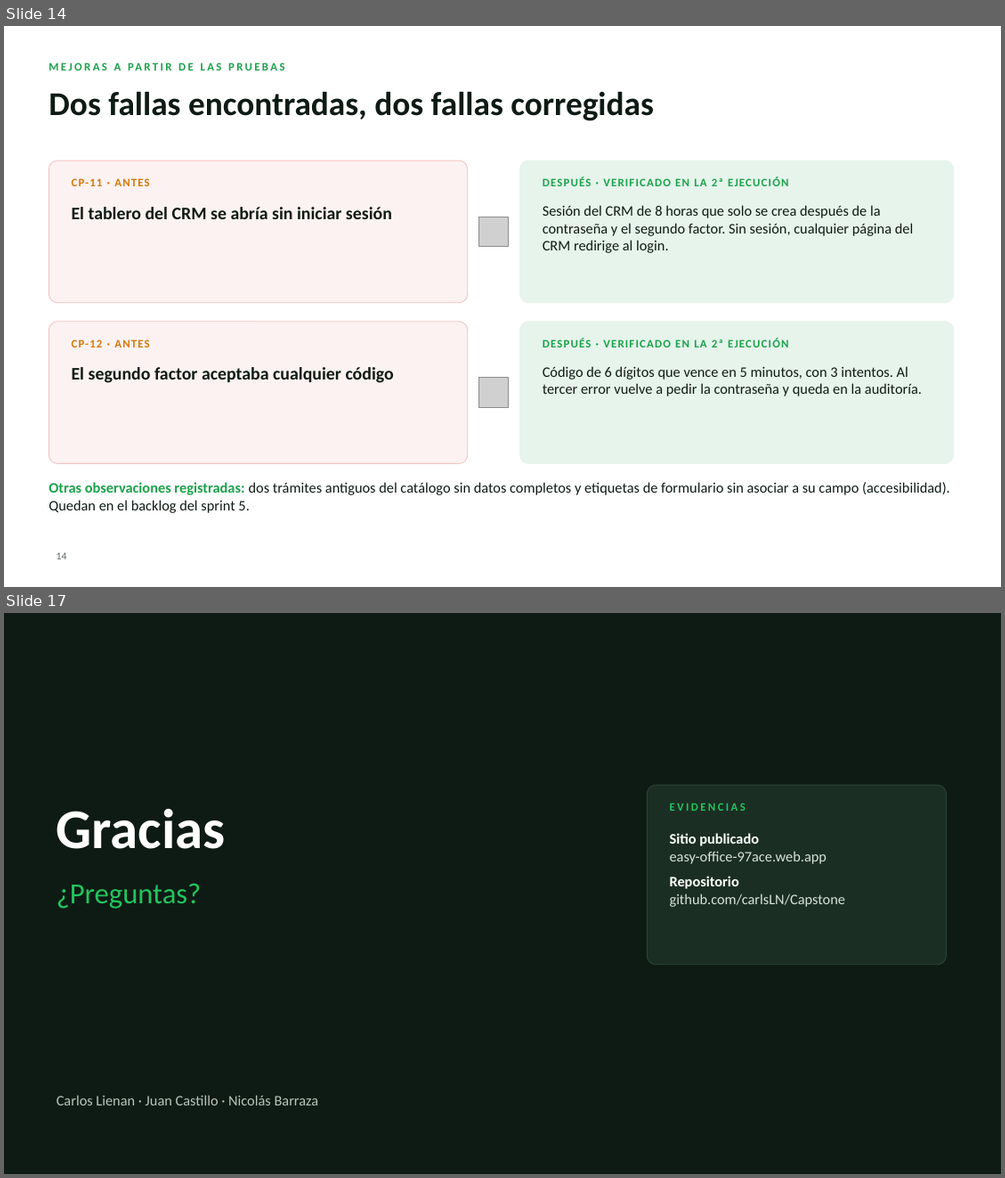
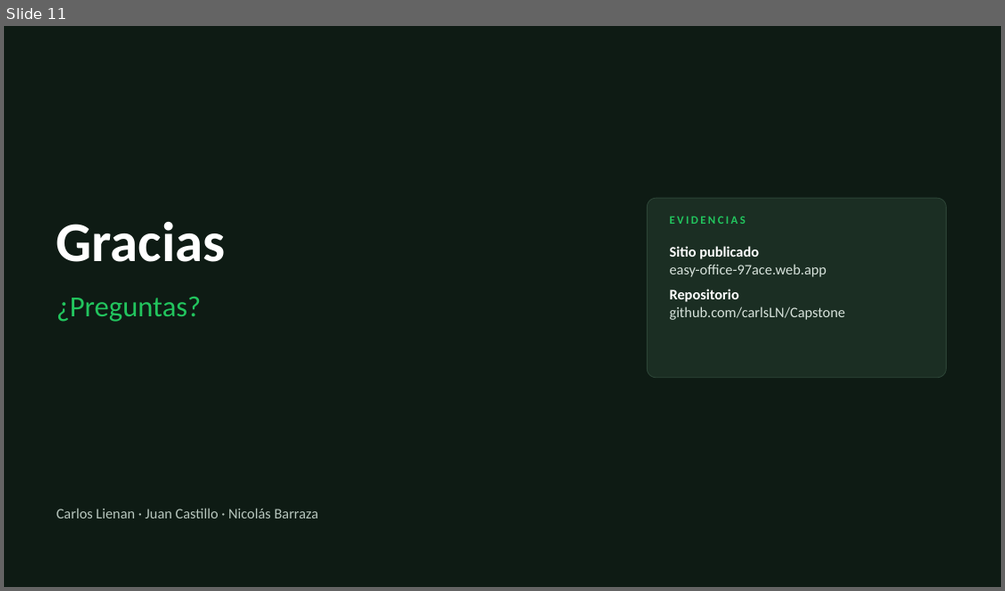
Before and after one commit to carlsLN/Capstone, a slide deck: Fase 3/Presentacion_Final_EasyOffice.pptx. Shown one above the other, each under a label of ours: slides 14 and 17 before the commit, slide 11 after it; the slides between them are not shown. The pictures are 1005x1178 and 1005x591 pixels, drawn with LibreOffice and Linux fonts; fonts in the diff are those of the drawing; grey boxes stand for pictures; background and template pictures are left out. Boxes give left, top, right and bottom in pixels: in the first picture for what was removed or moved away, otherwise in the second. Text is boxed around its words. In the diff, an @@ line names an element or a change of style, - is before the commit and + after.

Commit message:
docs(fase3): actualiza presentación final a versión de 10 minutos

```diff
--- a/Fase 3/Presentacion_Final_EasyOffice.pptx
+++ b/Fase 3/Presentacion_Final_EasyOffice.pptx
@@ slide 14 removed at bbox=[4, 26, 1001, 587], background #FFFFFF @@
@@ text removed at bbox=[93, 62, 100, 70] @@
-MEJORAS A PARTIR DE LAS PRUEBAS
@@ title removed at bbox=[48, 91, 654, 121] @@
-Dos fallas encontradas, dos fallas corregidas
@@ rounded rectangle removed at bbox=[48, 160, 468, 303] @@
@@ text removed at bbox=[72, 178, 149, 186] @@
-CP-11 · ANTES
@@ rounded rectangle removed at bbox=[520, 160, 954, 303] @@
@@ text removed at bbox=[542, 177, 788, 186] @@
-DESPUÉS · VERIFICADO EN LA 2ª EJECUCIÓN
@@ text removed at bbox=[72, 207, 392, 219] @@
-El tablero del CRM se abría sin iniciar sesión
@@ text removed at bbox=[542, 205, 913, 253] @@
-Sesión del CRM de 8 horas que solo se crea después de la contraseña y el segundo factor. Sin sesión, cualquier página del CRM redirige al login.
@@ picture removed at bbox=[479, 216, 509, 247] @@
@@ rounded rectangle removed at bbox=[48, 321, 468, 464] @@
@@ text removed at bbox=[72, 339, 149, 347] @@
-CP-12 · ANTES
@@ rounded rectangle removed at bbox=[520, 321, 954, 464] @@
@@ text removed at bbox=[542, 338, 788, 347] @@
-DESPUÉS · VERIFICADO EN LA 2ª EJECUCIÓN
@@ text removed at bbox=[72, 367, 394, 383] @@
-El segundo factor aceptaba cualquier código
@@ text removed at bbox=[542, 366, 922, 396] @@
-Código de 6 dígitos que vence en 5 minutos, con 3 intentos. Al tercer error vuelve a pedir la contraseña y queda en la auditoría.
@@ picture removed at bbox=[479, 378, 509, 408] @@
@@ text removed at bbox=[48, 482, 950, 513] @@
-Otras observaciones registradas: dos trámites antiguos del catálogo sin datos completos y etiquetas de formulario sin asociar a su campo (accesibilidad). Quedan en el backlog del sprint 5.
@@ page number removed at bbox=[57, 552, 67, 559] @@
-14
@@ what was slide 17 is now slide 11 @@
```
Also in this commit, not shown: 4 slides changed, 5 slides added, 10 other slides removed, 2 other files.
